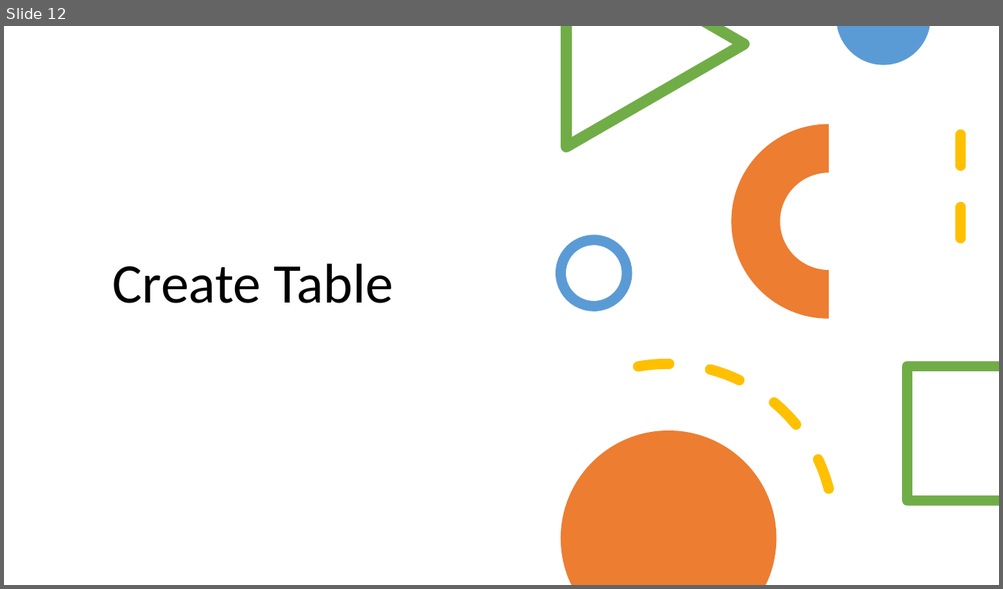
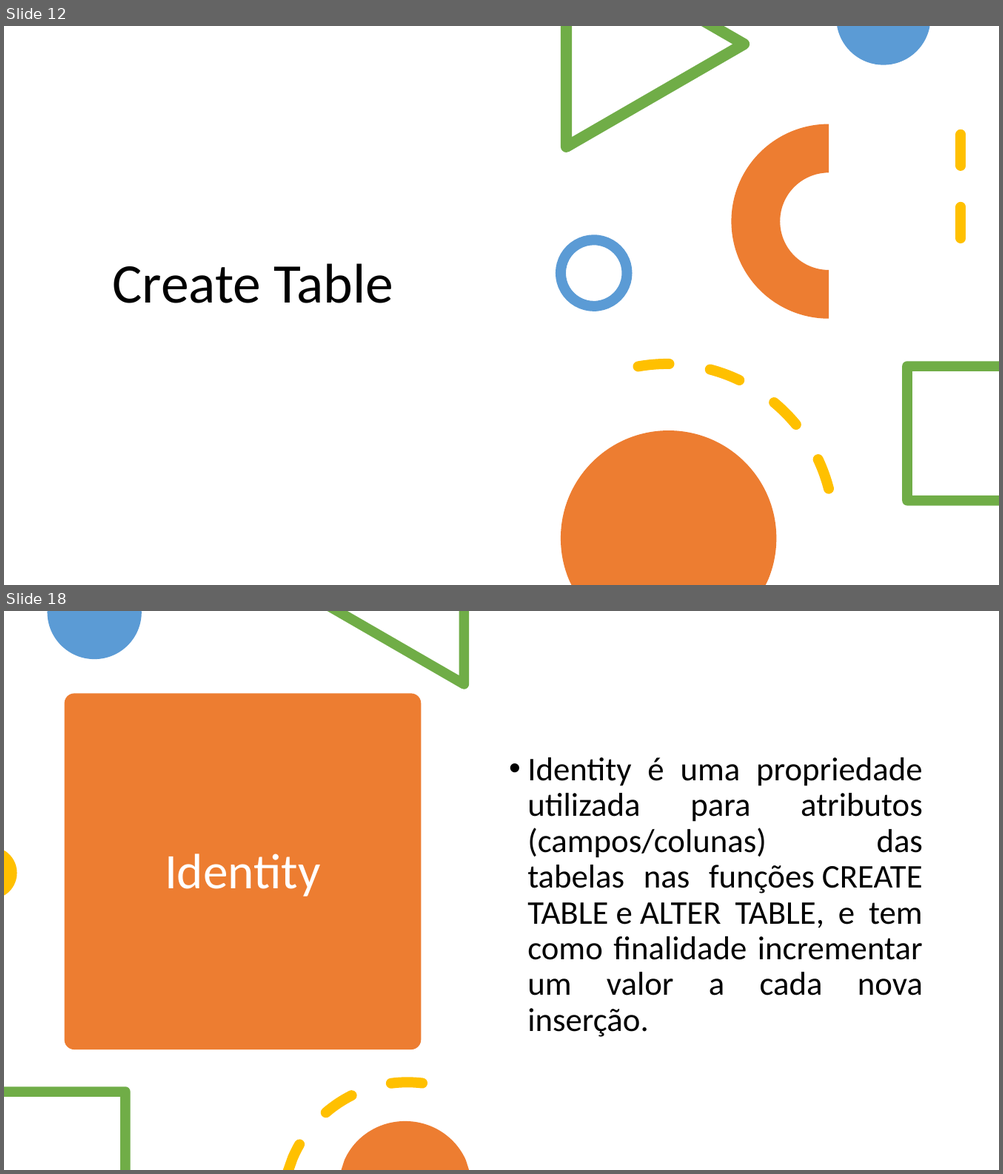
Before and after one commit to jhowjocker/becajava.pptaulasql, a slide deck: PPTSQL.pptx. Shown one above the other, each under a label of ours: slide 12 before the commit, slides 12 and 18 after it; the slides between them are not shown. The pictures are 1003x589 and 1003x1174 pixels, drawn with LibreOffice and Linux fonts; fonts in the diff are those of the drawing. Boxes give left, top, right and bottom in pixels: in the first picture for what was removed or moved away, otherwise in the second. Text is boxed around its words. In the diff, an @@ line names an element or a change of style, - is before the commit and + after.

```diff
--- a/PPTSQL.pptx
+++ b/PPTSQL.pptx
@@ slide 18 added at (4,611,999,1170), background #FFFFFF @@
@@ freeform shape added at (47,611,142,660), fill #5B9BD5 @@
@@ freeform shape added at (327,611,469,689), fill #70AD47 @@
@@ rounded rectangle added at (65,694,421,1051), fill #ED7D31 @@
@@ text added at (527,758,923,1037), 32 pt, text #000000 @@
+• Identity é uma propriedade utilizada para atributos (campos/colunas) das tabelas nas funções CREATE TABLE e ALTER TABLE, e tem como finalidade incrementar um valor a cada nova inserção.
@@ freeform shape added at (4,851,17,895), fill #FFC000 @@
@@ title added at (165,854,320,897), 48 pt, text #FFFFFF @@
+Identity
@@ freeform shape added at (4,1087,130,1170), fill #70AD47 @@
@@ freeform shape added at (283,1077,428,1170), fill #FFC000 @@
@@ freeform shape added at (341,1122,469,1170), fill #ED7D31 @@
```
Also in this commit, not shown: 1 slide changed, 4 other slides added.
